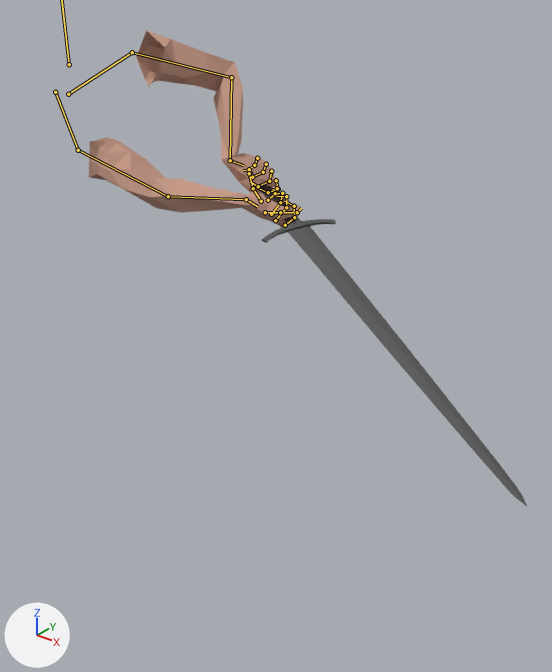
Renders of the Blender file Soulslike/res/item/kings_sword/kings_sword.blend from each side of a commit.
Rendered twice from a 50 mm lens placed at (1.473, -1.11, 0.199), pointed at (0.636, -0.064, -0.45). The axes (+X, +Y, +Z) are drawn at lower left. The lights are the same throughout. Both versions are drawn at frame 24 of the action 'attack1'; the numbers are the values there. The bones that bend it are drawn over the model as lines.

The first picture shows 'Cylinder', 'Viewmodel'.
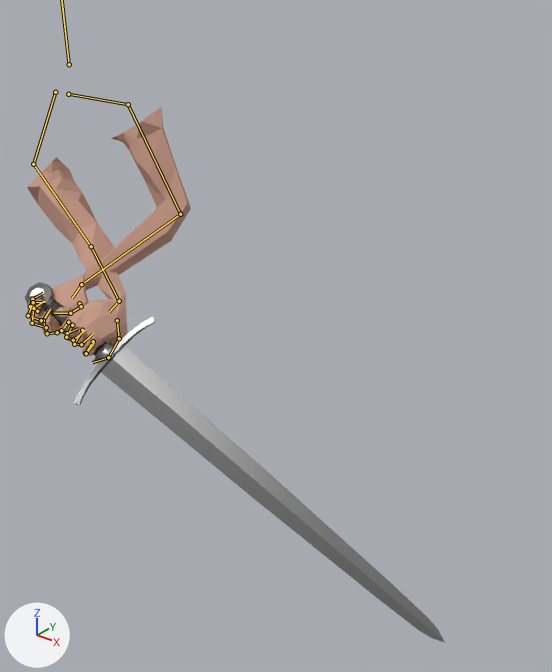
The edits, one by one:
Bone 'weapon_r' (bone_weapon_r) moves from (0.423, -0.271, -0.196) to (0.37, -0.417, 0.326).
Bone 'weapon_r' (bone_weapon_r) turns from (170, -6, 61) to (0, 39, -108) degrees about its own x, y and z.

Pixel boxes [x1, y1, x2, y2] of what changed, in the pictures (552 x 672 px):
'Viewmodel', posed (22% narrower, 29% taller)
    before: [89, 30, 301, 228]
    after: [26, 107, 191, 362]
'Cylinder', posed
    before: [260, 185, 527, 506]
    after: [25, 282, 445, 642]
